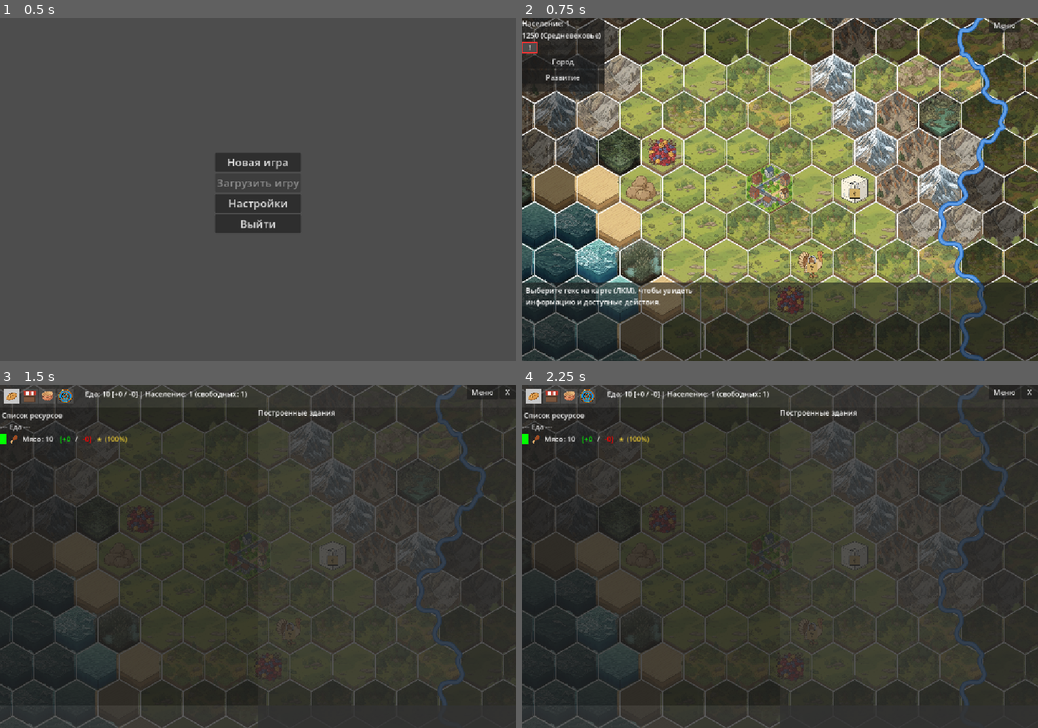
Above: before the commit, frames 1-4 (two rows, left to right).
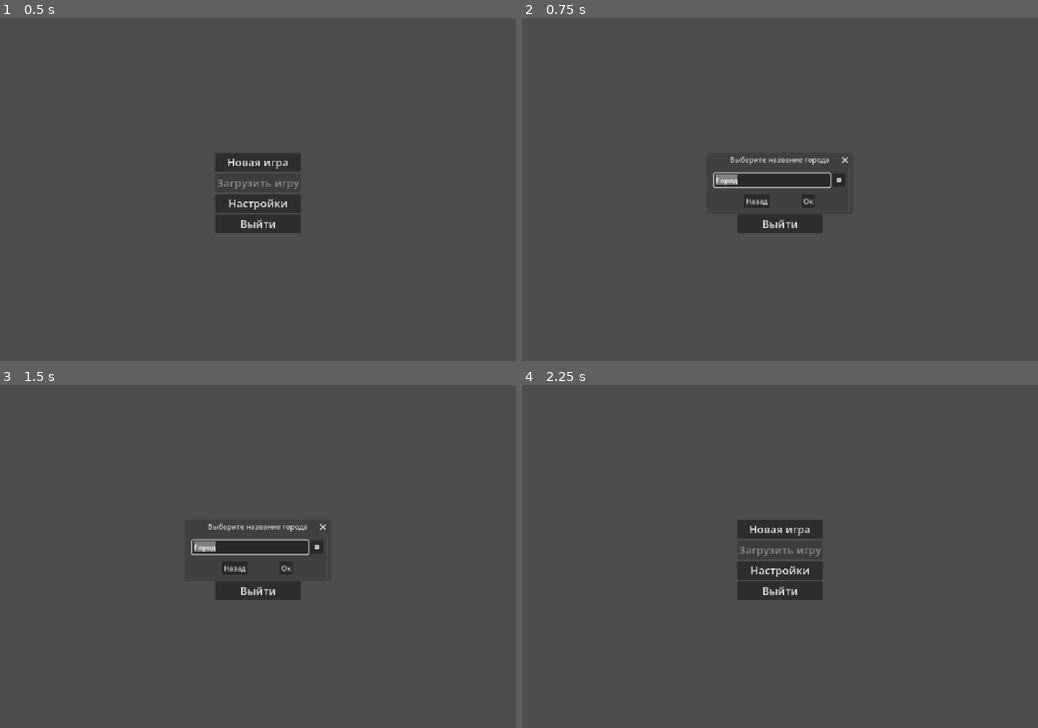
Above: after the commit, the same moments.

Repository: Night-Pryanik/The-City
Game: Godot game, scene res://scenes/main_menu.tscn
Same seed, same stepped clock (60 frames per second), same inputs: the game is played once before the commit and once after it.
Inputs (mouse positions are in pixels of both pictures, inside the frame that each line leads up to):
- Up to frame 1 (0.5 s): no input
- Up to frame 2 (0.75 s): click "Новая игра" at 0.5 s
- Up to frame 3 (1.5 s): click (41, 429) at 1.25 s, where only the run before the commit has a clickable "Город"
- Up to frame 4 (2.25 s): click (759, 566) at 2 s, where only the run after the commit has a clickable "Назад"

Frame 1 is identical in both runs. In frame 2, 91% of the frame differs, in the area x 0-100%, y 0-100%; in frame 3, 82%; in frame 4, 83%.

Commit message:
Можно выбрать название для своего города при начале новой игры
Добавлено 400+ выдуманных названий городов, при старте игры можно выбрать случайное название из этого списка.

Diff:
--- /dev/null
+++ b/data/city_names.json
@@ -0,0 +1,420 @@
+{
+  "city_names": [
+    "Ячтву",
+    "Кцард",
+    "Твлгар",
+    "Взгрич",
+    "Пструд",
+    "Мкварц",
+    "Ждрвен",
+    "Хщвур",
+    "Ипнгриштор",
+    "Вулксмджир",
+    "Тормквентль",
+    "Окхстгрим",
+    "Ахлцпхари",
+    "Бьерквстл",
+    "Дшертвалан",
+    "Угз-Емвр",
+    "Кц-Орт",
+    "Вхр-Амц",
+    "Нг’Зул",
+    "Тм-Икх",
+    "Чв’Ирг",
+    "Ильхвт",
+    "Аркнст",
+    "Омгх",
+    "Уштрц",
+    "Икштлакатль",
+    "Коацкоатль",
+    "Тлашкапетль",
+    "Кецманатль",
+    "Окстлипотль",
+    "Чинамекатль",
+    "Уаштекатль",
+    "Йоуалтль",
+    "Кц’Уакан",
+    "Шкаретль",
+    "Тзак’Поп",
+    "Ишчельтун",
+    "Яшчилан",
+    "К’ушмаль",
+    "Оштранк",
+    "Ц’ибиль",
+    "Теноштликан",
+    "Миштлакоатль",
+    "Попокапетль",
+    "Тлалкопантли",
+    "Чимальпакан",
+    "Шаолишкатль",
+    "Уэуэтокль",
+    "Тла-Кцар",
+    "Иц-Кваутли",
+    "Шоч-Иш",
+    "К’у-Ауак",
+    "Метц-Тли",
+    "Уаш-Ак",
+    "Точ-Тли",
+    "Шп’Икако",
+    "Эридур",
+    "Гирсулаш",
+    "Луммадор",
+    "Нингуба",
+    "Кишкур",
+    "Шуруппиш",
+    "Бад-Игира",
+    "Ур-Укх",
+    "Забалкур",
+    "Ларсуш",
+    "Аккадум",
+    "Куталлум",
+    "Сиппаруш",
+    "Борсиппат",
+    "Ниппурум",
+    "Дур-Марукким",
+    "Шадуккум",
+    "Эшнуннат",
+    "Харрисам",
+    "Тарбисум",
+    "Дур-Укаш",
+    "Бит-Хашмар",
+    "Ишталлу",
+    "Каллаху",
+    "Дур-Иштар",
+    "Бит-Акуми",
+    "Шарашху",
+    "Уппум-Киш",
+    "Хурсаг-Каль",
+    "Туммал-Дур",
+    "Пер-Уасет",
+    "Мер-Хептра",
+    "Та-Неферт",
+    "Аменхор",
+    "Пер-Себек",
+    "Шесмутет",
+    "Мер-Инпут",
+    "Хафраат",
+    "Кем-Уреш",
+    "Пер-Джехути",
+    "Уадж-Анкх",
+    "Сехметра",
+    "Мер-Нефру",
+    "Птахотеп",
+    "Та-Мерид",
+    "Пер-Хатор",
+    "Нехбенит",
+    "Мер-Яру",
+    "Хеприн",
+    "Баст-Уасет",
+    "Амарупампа",
+    "Колкаваси",
+    "Уайнакоча",
+    "Часкимарка",
+    "Танкапукру",
+    "Рунаваси",
+    "Интипата",
+    "Мульупампа",
+    "Киспиканча",
+    "Чукимарка",
+    "Ллайтани",
+    "Каллапани",
+    "Тарауака",
+    "Вилькамарка",
+    "Уачакачи",
+    "Покоани",
+    "Янакори",
+    "Сурупани",
+    "Уанка-Пукру",
+    "Чалья-Пата",
+    "Анка-Коча",
+    "Уаска-Васи",
+    "Бхадрапура",
+    "Джвалнагар",
+    "Гхатрапур",
+    "Кхандигири",
+    "Викрампал",
+    "Джагадпура",
+    "Дхриванам",
+    "Рудранагар",
+    "Матхупура",
+    "Сингхапал",
+    "Калипатнам",
+    "Маландарам",
+    "Венкатур",
+    "Илламалам",
+    "Чолапатнам",
+    "Кумаравель",
+    "Танджапатнам",
+    "Коваланнам",
+    "Перималар",
+    "Шаньчжоу",
+    "Лянцзин",
+    "Дунъян",
+    "Фэнчэн",
+    "Минхай",
+    "Канчжоу",
+    "Цзиньцюань",
+    "Юньтин",
+    "Чэньян",
+    "Лунмэнь",
+    "Сунлин",
+    "Танчжоу",
+    "Сяньбэй",
+    "Вэйфан",
+    "Ханьчэн",
+    "Чжаоцин",
+    "Пэнлай",
+    "Линьхай",
+    "Синчжоу",
+    "Юэцзинь",
+    "Камакура",
+    "Мацуяма",
+    "Нагаока",
+    "Ёсивара",
+    "Цуруока",
+    "Такаока",
+    "Идзуми",
+    "Асикага",
+    "Фукуяма",
+    "Окадзаки",
+    "Сорапхёль",
+    "Вунчхон",
+    "Пуёсан",
+    "Хансон",
+    "Кёнчжу",
+    "Муджу",
+    "Тэджон",
+    "Чхонджу",
+    "Андон",
+    "Каннын",
+    "Бьёргвинд",
+    "Хлидсфьорд",
+    "Торсванг",
+    "Скеггвик",
+    "Ульвсбю",
+    "Гримсгард",
+    "Эйвангер",
+    "Нордхейм",
+    "Кнаррвик",
+    "Хвитборг",
+    "Ландскрон",
+    "Сигтурн",
+    "Валльсфьорд",
+    "Фрейсбю",
+    "Хаконванг",
+    "Ализобург",
+    "Исбранд",
+    "Вальдгарт",
+    "Марктхаузен",
+    "Куталдорф",
+    "Эберхаген",
+    "Бременфорд",
+    "Гелдубаум",
+    "Рейнхаузен",
+    "Карт-Нахар",
+    "Руш-Адон",
+    "Микдал-Шемеш",
+    "Шарон-Баал",
+    "Ушу-Китрон",
+    "Хацор-Ям",
+    "Рас-Марка",
+    "Гаддир-Шаш",
+    "Карт-Шепхор",
+    "Цафон-Малк",
+    "Баал-Хацор",
+    "Тир-Хирам",
+    "Арташахр",
+    "Хшатрагард",
+    "Виштакерт",
+    "Михршахр",
+    "Фарнгард",
+    "Авестакерт",
+    "Парсашахр",
+    "Заринагард",
+    "Дараякерт",
+    "Бахрамшахр",
+    "Ормузабад",
+    "Каванзан",
+    "Мервабад",
+    "Аршакабад",
+    "Тиризан",
+    "Шахинабад",
+    "Роксанабад",
+    "Хосровад",
+    "Суразан",
+    "Бактриабад",
+    "Пасаргард",
+    "Тахт-и-Михр",
+    "Хшатрия",
+    "Вишпаспа",
+    "Вардакерт",
+    "Ахурагард",
+    "Дариард",
+    "Спитамар",
+    "Фрадасда",
+    "Зардхшатр",
+    "Ваймоана",
+    "Орануи",
+    "Танити",
+    "Маракаи",
+    "Теануи",
+    "Ваипуна",
+    "Моаната",
+    "Раротоа",
+    "Нукуману",
+    "Оуату",
+    "Рангирари",
+    "Пукепуке",
+    "Таматама",
+    "Уэнгануи",
+    "Каикаира",
+    "Мотумоту",
+    "Ваикаре",
+    "Тикитира",
+    "Оракеи",
+    "Парапара",
+    "Ваи’Ола",
+    "Ка’Ану",
+    "Ма’Унга",
+    "Хе’Эла",
+    "По’Они",
+    "Ра’Атеа",
+    "Ну’Уку",
+    "Та’Аро",
+    "О’Аху",
+    "Ку’Ула",
+    "Кумби-Джала",
+    "Нианисо",
+    "Гаоба",
+    "Сегуду",
+    "Моптиба",
+    "Мпумаланду",
+    "Нзингарад",
+    "Мапутини",
+    "Килимани",
+    "Замбезини",
+    "Нзояни",
+    "Мбанза-Зулу",
+    "Ашшурдинэрупал",
+    "Мардукпалзукур",
+    "Нинурташамхат",
+    "Шамашмушаллим",
+    "Синмубаллитак",
+    "Набукудурришар",
+    "Энлильзакиршуми",
+    "Иштарнадинэреш",
+    "Нергалашаред",
+    "Энкидумешалам",
+    "Утнапиштукур",
+    "Лугальбандаш",
+    "Бильгамешкур",
+    "Зиусудранам",
+    "Атрахасишум",
+    "Этанамупал",
+    "Думмузишарру",
+    "Тукульти-Мардукаш",
+    "Тиглат-Синпалсар",
+    "Шалмана-Нинурт",
+    "Саргон-Ишмедаг",
+    "Эришум-Набу",
+    "Кудур-Мабукх",
+    "Агум-Каштриаш",
+    "Хаммура-Син",
+    "Темурлагдин",
+    "Чингисбатур",
+    "Джамухалан",
+    "Хэрлэнбатур",
+    "Хулагуджин",
+    "Батуханлар",
+    "Тохтамышлаг",
+    "Мухалихан",
+    "Угедейлан",
+    "Цэдэнбалджин",
+    "Дамдинсурунг",
+    "Балданцэрэн",
+    "Монхбатлан",
+    "Эрдэнэболд",
+    "Жавзандорж",
+    "Гуррагчалан",
+    "Кашгардин",
+    "Турфанхан",
+    "Кучарлаг",
+    "Илиболд",
+    "Хотанбатур",
+    "Яркендлан",
+    "Урумчиджин",
+    "Аксухан",
+    "Каср-уль-Джахан",
+    "Вади-аль-Куртуба",
+    "Джабаль-ар-Рахман",
+    "Бин-Зийяд-Марка",
+    "Вади-аль-Мустафа",
+    "Каср-аш-Шариф",
+    "Малик-аль-Бахрейн",
+    "Аль-Азиз-Вади",
+    "Касра",
+    "Мидда",
+    "Бакра",
+    "Суфа",
+    "Шада",
+    "Тинья",
+    "Ватма",
+    "Захра",
+    "Нуфра",
+    "Мадира",
+    "Бастра",
+    "Кавара",
+    "Махра",
+    "Сатра",
+    "Масар",
+    "Такрад",
+    "Забирд",
+    "Раширд",
+    "Хауран",
+    "Маркад",
+    "Амран",
+    "Каср-аль-Мидгард",
+    "Кёнчжубург",
+    "Истбранд-аль-Захир",
+    "Шаньчжоуфьорд",
+    "Мбанзакура",
+    "Цзинькоатль",
+    "Икштлаканцзин",
+    "Попокапетль-Хай",
+    "Тэджонтлакатль",
+    "Мадиравара",
+    "Миддатлакатль",
+    "Каср-Икштлакан",
+    "Хауранпура",
+    "Мбанза-Джидда",
+    "Суфанини",
+    "Торсванг-Альмалик",
+    "Бьёргвади",
+    "Хлидсфьордтлан",
+    "Скеггкоатль",
+    "Гримсцзин",
+    "Ульвчжоу",
+    "Нордхеймгард-Шахр",
+    "Эйвангеркерт",
+    "Торсмарка",
+    "Шаньчжоу-Альзахир",
+    "Ёсивара-Абад",
+    "Лянцзинвик",
+    "Мацуямафьорд",
+    "Фэньчэнбург",
+    "Нагаокахаузен",
+    "Дуньян-Ашшур",
+    "Цуруока-Ниппур",
+    "Минхаймоана",
+    "Каср-Шкаретль",
+    "Коацкоатль-Рашид",
+    "Икштлакавинг",
+    "Тлашкапетль-Бю",
+    "Чинамекацзин",
+    "К’ушмальчжоу",
+    "Кецманатлусса",
+    "Мбанза-Басра",
+    "Уагадугард",
+    "Китарапура"
+  ]
+}
--- /dev/null
+++ b/icons/dice.svg
@@ -0,0 +1,8 @@
+<svg xmlns="http://www.w3.org/2000/svg" viewBox="0 0 64 64">
+  <rect x="16" y="16" width="32" height="32" rx="6" fill="#f4f0e6" stroke="#20252b" stroke-width="3"/>
+  <circle cx="24" cy="24" r="2.5" fill="#20252b"/>
+  <circle cx="40" cy="24" r="2.5" fill="#20252b"/>
+  <circle cx="32" cy="32" r="4" fill="#20252b"/>
+  <circle cx="24" cy="40" r="2.5" fill="#20252b"/>
+  <circle cx="40" cy="40" r="2.5" fill="#20252b"/>
+</svg>
--- a/scenes/main_menu.tscn
+++ b/scenes/main_menu.tscn
@@ -48,5 +48,3 @@
 layout_mode = 2
 theme_override_font_sizes/font_size = 24
 text = "Выйти"
-
-[connection signal="pressed" from="VBoxContainer/NewGameButton" to="." method="_on_play_button_pressed"]
--- a/scripts/CityData.gd
+++ b/scripts/CityData.gd
@@ -48,6 +48,9 @@
 # --- НАСЕЛЕНИЕ ---
 var total_population: int = 1
 var idle_population: int = 1 # свободные жители (не занятые нигде)
+# Название города — выбирается игроком в диалоге при старте новой игры.
+# Пустая строка = имя ещё не задано (на карте тогда не рисуется).
+var city_name: String = ""
 var food_for_new_settler: int = 100
 var food_per_citizen: int = 1
 # Дебаг-переключатель: потребляет ли население еду. Управляется из
@@ -156,6 +159,7 @@
     science_drain_accum = 0.0
     current_era_index = 0
     last_research_messages = []
+    city_name = ""
 
     total_population = 1
     idle_population = 1 # один житель, пока нигде не занят
--- a/scripts/GameData.gd
+++ b/scripts/GameData.gd
@@ -20,6 +20,7 @@
 var map_config: Dictionary = {} # конфигурация карты мира (data/map_config.json)
 var professions: Dictionary = {} # id -> данные профессии (data/professions.json)
 var consumption_rules: Array = [] # записи потребления (data/consumption.json)
+var city_names: Array = [] # варианты названий города (data/city_names.json)
 
 func load_all_data():
     var loader = load("res://scripts/data_loader.gd").new()
@@ -43,6 +44,14 @@
     map_config = loader.map_config
     professions = loader.professions
     consumption_rules = loader.consumption_rules
+    city_names = loader.city_names
+
+# Возвращает случайное название города из data/city_names.json.
+# Если список пуст или не загрузился — возвращает нейтральное имя по умолчанию.
+func get_random_city_name() -> String:
+    if city_names.is_empty():
+        return "Город"
+    return city_names[randi() % city_names.size()]
 
 # Возвращает имя группы по её ключу (с символом "@" или без).
 # Если ключ не является группой, возвращает пустую строку.
--- a/scripts/SaveManager.gd
+++ b/scripts/SaveManager.gd
@@ -50,7 +50,8 @@
         "building_construction": CityData.building_construction,
         "rivers": main_map.river_manager.serialize_rivers(),
         "towns": main_map.town_manager.serialize_towns(),
-        "map_state": main_map.get_map_state()
+        "map_state": main_map.get_map_state(),
+        "city_name": CityData.city_name
     }
     var file = FileAccess.open(SAVE_PATH, FileAccess.WRITE)
     if file:
@@ -129,6 +130,13 @@
     CityData.building_construction = saved_data.get("building_construction", {})
     # tile_data будет восстановлен отдельно
 
+    # Название города. В старых сейвах поля нет — подставляем случайное,
+    # чтобы название на карте появилось и у ранее начатых партий.
+    CityData.city_name = saved_data.get("city_name", "")
+    if CityData.city_name.is_empty():
+        GameData.load_all_data()
+        CityData.city_name = GameData.get_random_city_name()
+
 func new_game():
     GameData.load_all_data()
     CityData.setup()
--- a/scripts/data_loader.gd
+++ b/scripts/data_loader.gd
@@ -21,6 +21,7 @@
 var map_config: Dictionary = {} # конфигурация карты мира (data/map_config.json)
 var professions: Dictionary = {} # id -> данные профессии (data/professions.json)
 var consumption_rules: Array = [] # записи потребления из data/consumption.json
+var city_names: Array = [] # варианты названий города (data/city_names.json)
 
 func load_all_data():
     var merged_data = _load_all_json_files("res://data")
@@ -76,6 +77,11 @@
             var sa_id = sa.get("id", "")
             if not sa_id.is_empty():
                 special_actions[sa_id] = sa
+
+    # Названия городов: в файле это объект { "city_names": [...] }.
+    var cn = merged_data.get("city_names", [])
+    if cn is Array:
+        city_names = cn
 
     # НОВОЕ: загружаем данные о степенях качества ресурсов.
     # В data/qualities.json ключи лежат на верхнем уровне (quality_levels,
--- a/scripts/main_map.gd
+++ b/scripts/main_map.gd
@@ -602,7 +602,9 @@
 
 func _initialize_map():
     GameData.load_all_data()
+    var selected_city_name = CityData.city_name
     CityData.setup()
+    CityData.city_name = selected_city_name
     map_renderer.build_icon_index()
     map_renderer.load_icons()
 
--- a/scripts/main_menu.gd
+++ b/scripts/main_menu.gd
@@ -17,7 +17,59 @@
     quit_button.pressed.connect(_on_quit)
 
 func _on_new_game():
+    # Загружаем данные заранее: нужно для случайного названия-предложения
+    # в диалоге именования города.
+    GameData.load_all_data()
+    _show_city_name_dialog()
+
+func _show_city_name_dialog():
+    var dialog = ConfirmationDialog.new()
+    dialog.title = "Выберите название города"
+    dialog.ok_button_text = "Ок"
+    dialog.cancel_button_text = "Назад"
+
+    var name_row = HBoxContainer.new()
+    name_row.custom_minimum_size = Vector2(0, 30)
+    name_row.add_theme_constant_override("separation", 4)
+    var line_edit = LineEdit.new()
+    line_edit.text = "Город"
+    line_edit.custom_minimum_size = Vector2(260, 30)
+    line_edit.size_flags_horizontal = Control.SIZE_EXPAND_FILL
+    line_edit.size_flags_vertical = Control.SIZE_SHRINK_CENTER
+    line_edit.select_all_on_focus = true
+    name_row.add_child(line_edit)
+
+    var random_button = Button.new()
+    random_button.custom_minimum_size = Vector2(30, 30)
+    random_button.size_flags_vertical = Control.SIZE_SHRINK_CENTER
+    random_button.expand_icon = true
+    random_button.icon = load("res://icons/dice.svg")
+    random_button.tooltip_text = "Предложить другое название"
+    random_button.pressed.connect(func():
+        line_edit.text = GameData.get_random_city_name()
+        line_edit.select_all()
+        line_edit.grab_focus()
+    )
+    name_row.add_child(random_button)
+    dialog.add_child(name_row)
+
+    line_edit.text_submitted.connect(func(_text): dialog.get_ok_button().pressed.emit())
+    dialog.confirmed.connect(func():
+        _start_new_game(line_edit.text)
+        dialog.queue_free()
+    )
+    dialog.canceled.connect(dialog.queue_free)
+    add_child(dialog)
+    dialog.popup_centered()
+    line_edit.grab_focus()
+    line_edit.select_all()
+
+func _start_new_game(city_name: String):
+    # Пустой ввод — подставляем случайное название.
+    if city_name.strip_edges().is_empty():
+        city_name = GameData.get_random_city_name()
     SaveManager.new_game()
+    CityData.city_name = city_name.strip_edges()
     get_tree().change_scene_to_file("res://scenes/MainMap.tscn")
 
 func _on_load_game():
--- a/scripts/map_renderer.gd
+++ b/scripts/map_renderer.gd
@@ -275,6 +275,32 @@
             city_center.x, city_center.y, main_map.HEX_RADIUS
         )
         draw_colored_polygon(city_vertices, Color.YELLOW)
+
+    # Рисуем прямоугольник с названием города немного выше гекса города
+    if not CityData.city_name.is_empty():
+        var font = ThemeDB.fallback_font
+        if font != null:
+            var font_size := 14
+            var text = CityData.city_name
+            var text_size = font.get_string_size(text, HORIZONTAL_ALIGNMENT_CENTER, -1, font_size)
+            var text_center = Vector2(city_center.x, city_center.y - main_map.HEX_RADIUS - 10)
+            var padding = Vector2(8, 4)
+            var text_ascent = font.get_ascent(font_size)
+            var text_descent = font.get_descent(font_size)
+            var background_height = text_ascent + text_descent + padding.y * 2.0
+            var background_rect = Rect2(
+                text_center.x - text_size.x / 2.0 - padding.x,
+                text_center.y - background_height / 2.0,
+                text_size.x + padding.x * 2.0,
+                background_height
+            )
+            draw_rect(background_rect, Color(0.2, 0.2, 0.2, 1.0), true, -1.0, true)
+            draw_rect(background_rect, Color(0.6, 0.6, 0.6, 1.0), false, 1.0, true)
+            var text_baseline = background_rect.position.y + padding.y + text_ascent
+            var text_pos = Vector2(text_center.x - text_size.x / 2.0, text_baseline)
+            draw_string(
+                font, text_pos, text, HORIZONTAL_ALIGNMENT_CENTER, -1, font_size, Color.WHITE
+            )
 
 func _draw_hex(row: int, col: int):
     var center = HexUtils.hex_center(row, col, main_map.HEX_RADIUS)
@@ -570,7 +596,7 @@
     var hw: Dictionary = {}
     for dy in range(-rmax, rmax + 1):
         var ya: float = float(dy)
-        var w: float = radius * sqrt(3.0) * 0.5  # плоская ширина (|y| <= r/2)
+        var w: float = radius * sqrt(3.0) * 0.5 # плоская ширина (|y| <= r/2)
         if ya > half:
             w = sqrt(3.0) * (radius - ya)
         elif ya < -half:
